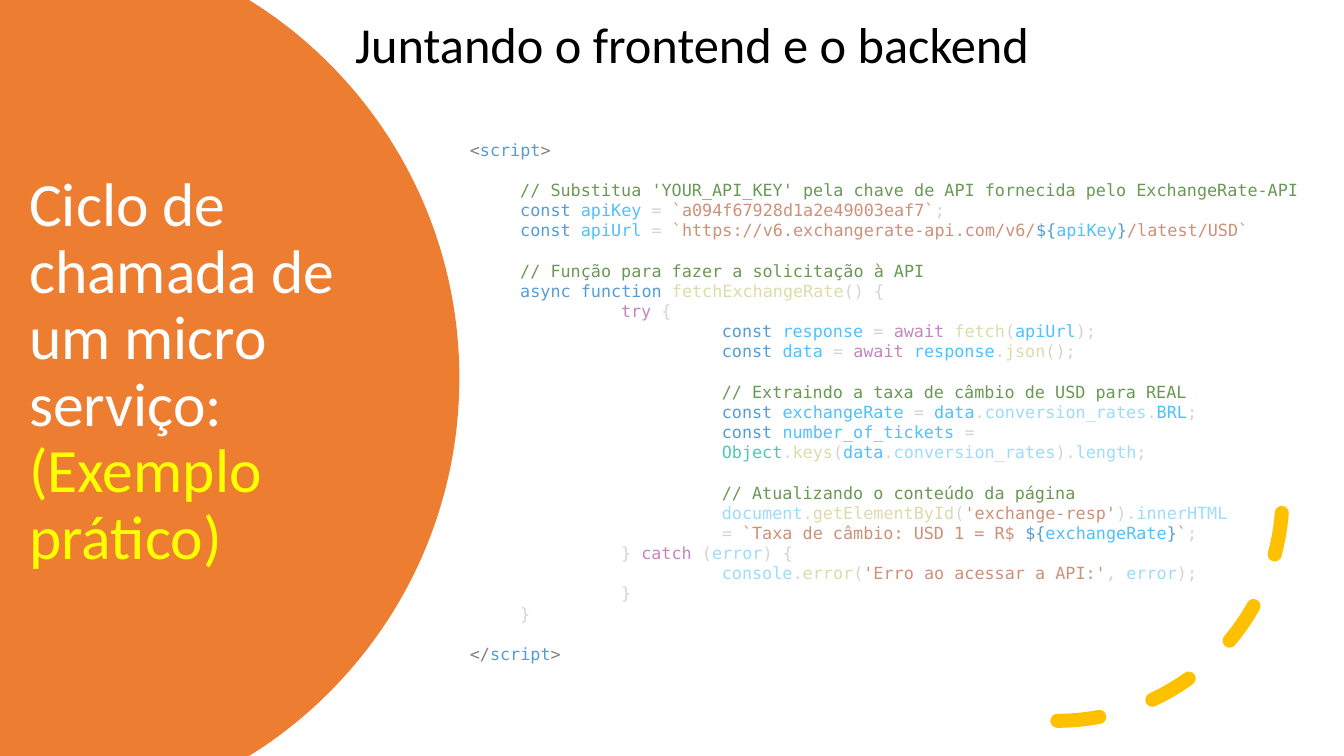
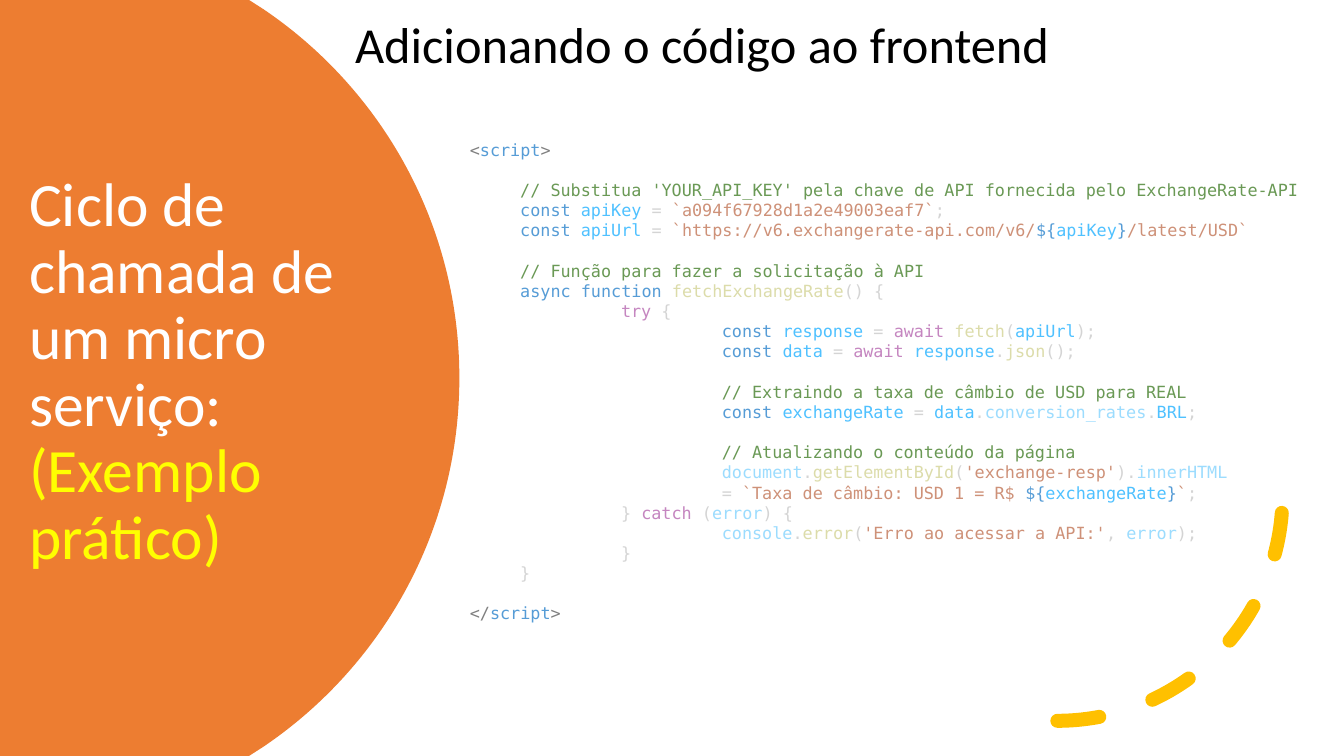
Before and after one commit to aclaytonbr/cursos, a slide deck: slide 12 of API/Aula_1.pptx. Drawn at 1344x756 pixels with LibreOffice and Linux fonts; fonts in the diff are those of the drawing. Boxes give left, top, right and bottom in pixels: in the first picture for what was removed or moved away, otherwise in the second. Text is boxed around its words. In the diff, an @@ line names an element or a change of style, - is before the commit and + after.

```diff
--- a/API/Aula_1.pptx
+++ b/API/Aula_1.pptx
@@ text at (355,28,1049,72): text changed @@
-Juntando o frontend e o backend
+Adicionando o código ao frontend
@@ text at (722,425,1147,462): paragraphs removed @@
-  const number_of_tickets =
-  Object.keys(data.conversion_rates).length;
```
Also in this commit, not shown: 28 other files.
